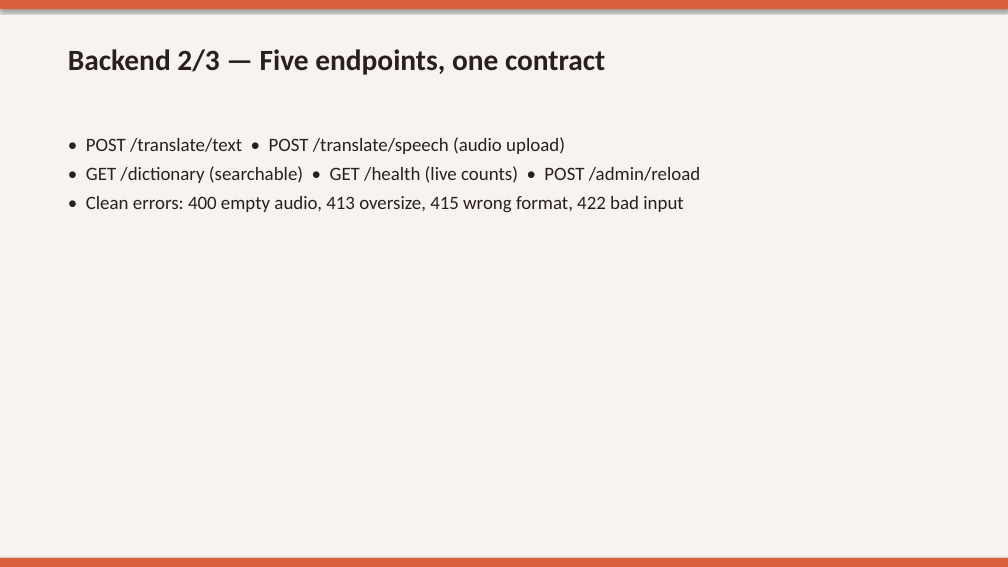
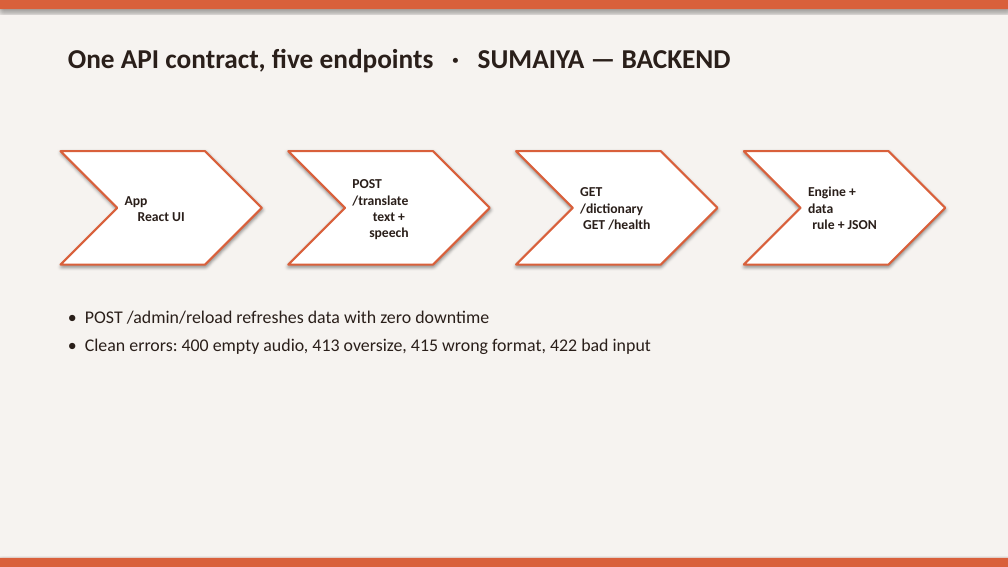
Before and after one commit to sumaiyaaa08/WARLI_TRANSLATOR, a slide deck: slide 7 of report/Warli_Vaani_Presentation.pptx. Drawn at 1008x567 pixels with LibreOffice and Linux fonts; fonts in the diff are those of the drawing. Boxes give left, top, right and bottom in pixels: in the first picture for what was removed or moved away, otherwise in the second. Text is boxed around its words. In the diff, an @@ line names an element or a change of style, - is before the commit and + after.

```diff
--- a/report/Warli_Vaani_Presentation.pptx
+++ b/report/Warli_Vaani_Presentation.pptx
@@ text at <box>68,49,731,73</box>: text changed; size 28 to 26 pt @@
-Backend 2/3 — Five endpoints, one contract
+One API contract, five endpoints · SUMAIYA — BACKEND
@@ chevron added at <box>60,151,262,265</box>, fill #FFFFFF, outline #D9603B 2 pt, 13 pt, text #2A1F1A, bold @@
+App
+React UI
@@ chevron added at <box>288,151,489,265</box>, fill #FFFFFF, outline #D9603B 2 pt, 13 pt, text #2A1F1A, bold @@
+POST /translate
+text + speech
@@ chevron added at <box>516,151,717,265</box>, fill #FFFFFF, outline #D9603B 2 pt, 13 pt, text #2A1F1A, bold @@
+GET /dictionary
+GET /health
@@ chevron added at <box>744,151,945,265</box>, fill #FFFFFF, outline #D9603B 2 pt, 13 pt, text #2A1F1A, bold @@
+Engine + data
+rule + JSON
@@ text "• POST /admin/reload refreshes data ...": place and size @@
-text "• POST /admin/reload refreshes data ..." at <box>86,137,701,213</box>
+text "• POST /admin/reload refreshes data ..." at <box>85,310,651,354</box>
@@ text at <box>85,310,489,324</box>: text changed; size 18 to 17 pt @@
-• POST /translate/text • POST /translate/speech (audio upload)
-• GET /dictionary (searchable) • GET /health (live counts) • POST /admin/reload
+• POST /admin/reload refreshes data with zero downtime
@@ text at <box>85,338,651,354</box>: size 18 to 17 pt in "• Clean errors: 400 empty audio, 413 ..." @@
```
Also in this commit, not shown: 13 other slides changed, 2 slides added, 2 slides removed.
